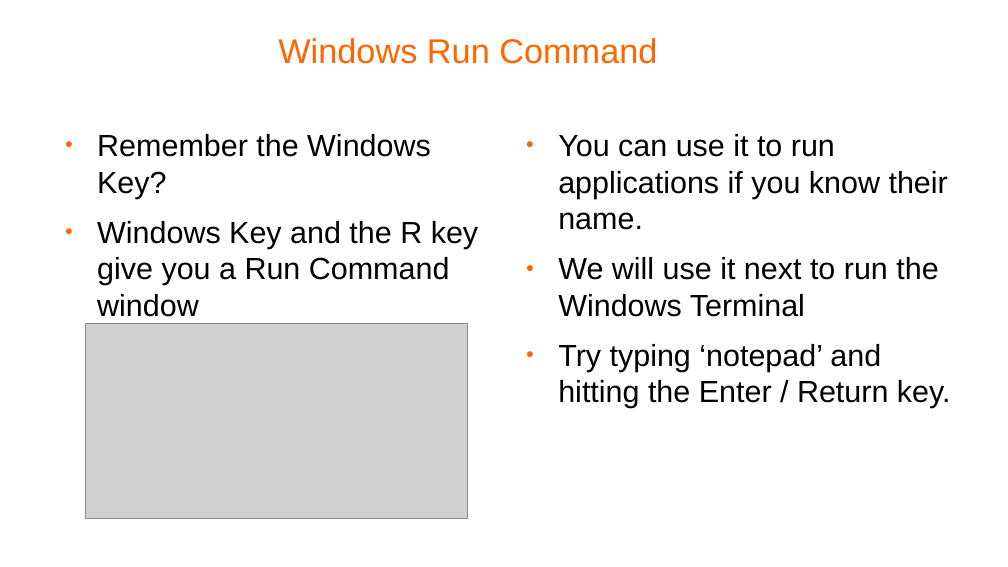
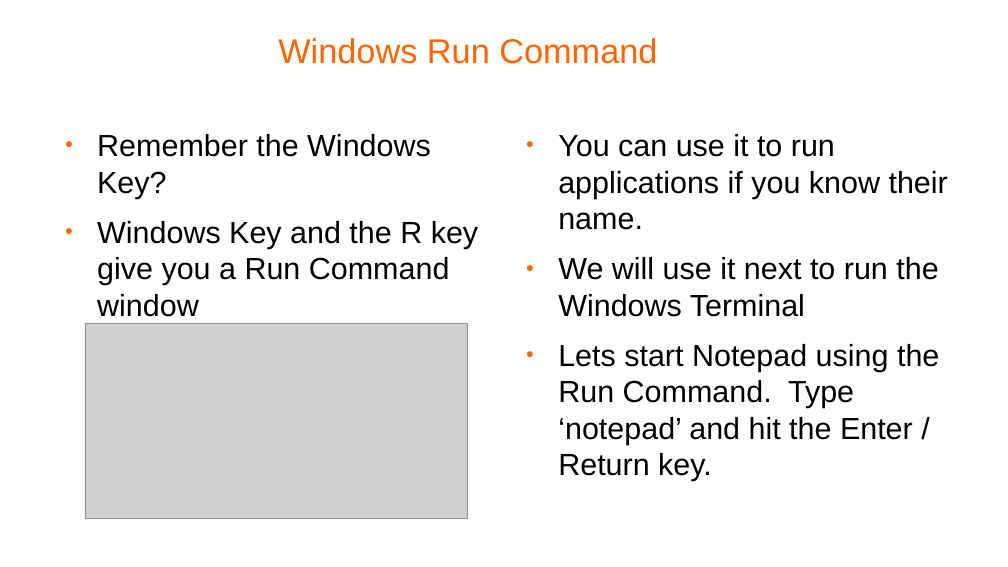
Before and after one commit to pellcorp/coding, a slide deck: slide 9 of docs/windows fundamentals.odp. Drawn at 1008x567 pixels with LibreOffice and Linux fonts; fonts in the diff are those of the drawing; grey boxes stand for pictures; background and template pictures are left out. Boxes give left, top, right and bottom in pixels: in the first picture for what was removed or moved away, otherwise in the second. Text is boxed around its words. In the diff, an @@ line names an element or a change of style, - is before the commit and + after.

```diff
--- a/docs/windows fundamentals.odp
+++ b/docs/windows fundamentals.odp
@@ text at (x1=558, y1=344, x2=939, y2=481): text changed @@
-● Try typing ‘notepad’ and hitting the Enter / Return key.
+● Lets start Notepad using the Run Command. Type ‘notepad’ and hit the Enter / Return key.
```
Also in this commit, not shown: 7 other slides changed, 1 slide removed, 1 other file.
